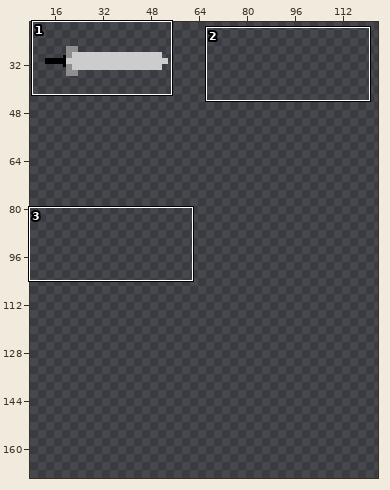
Two states of a sprite sheet, Code/YouAreTheVillain/YouAreTheVillainContent/projectiles.png. Above: a wide view before the commit, with the close-up outlined.
Close-up. As it was:
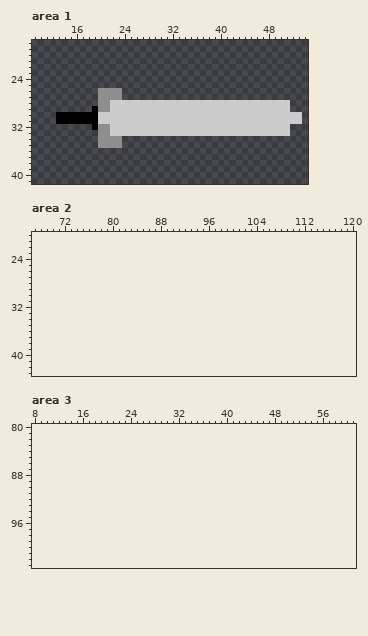
The file is 64x64 pixels. Pixels under 10% opacity are left out. Shown: area 1: x 9..54, y 18..41; area 2: x 67..120, y 20..43; area 3: x 8..61, y 80..103. The old version is drawn lined up with the new one, on the new canvas. The wide view leaves out empty margins. The commit also changed other parts of the picture, which this record leaves out.
The result:
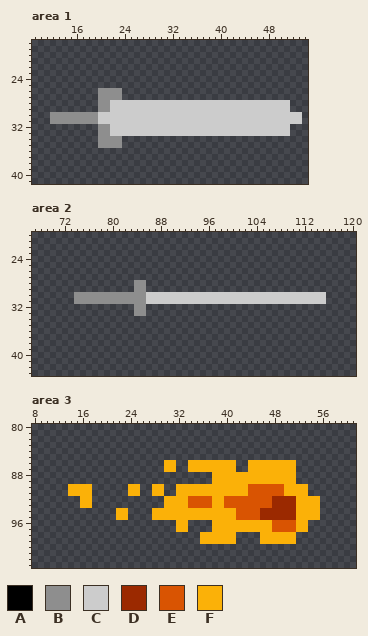
Palette (. is transparent): A #000000  B #8e8e8e  C #cccccc  D #9b2900  E #d95402  F #fbb108
Edits made:
canvas 64x64 -> 128x192, the old top-left corner now at 3,-1 (the part of the old canvas that was cut away was empty and is not shown)
--- area 1
@@ x 10..21 @@
 28 ..........BB
-29 .........ABB
-30 ...AAAAAAACC
-31 ...AAAAAAACC
-32 .........ABB
+29 ..........BB
+30 ..BBBBBBBBCC
+31 ..BBBBBBBBCC
+32 ..........BB
 33 ..........BB
--- area 2
@@ x 67..120 @@
 27 ......................................................
-28 ......................................................
-29 ......................................................
-30 ......................................................
-31 ......................................................
-32 ......................................................
-33 ......................................................
+28 .................BB...................................
+29 .................BB...................................
+30 .......BBBBBBBBBBBBCCCCCCCCCCCCCCCCCCCCCCCCCCCCCC.....
+31 .......BBBBBBBBBBBBCCCCCCCCCCCCCCCCCCCCCCCCCCCCCC.....
+32 .................BB...................................
+33 .................BB...................................
 34 ......................................................
--- area 3
@@ x 8..61 @@
  85 ......................................................
- 86 ......................................................
- 87 ......................................................
- 88 ......................................................
- 89 ......................................................
- 90 ......................................................
- 91 ......................................................
- 92 ......................................................
- 93 ......................................................
- 94 ......................................................
- 95 ......................................................
- 96 ......................................................
- 97 ......................................................
- 98 ......................................................
- 99 ......................................................
+ 86 ......................FF..FFFFFFFF..FFFFFFFF..........
+ 87 ......................FF..FFFFFFFF..FFFFFFFF..........
+ 88 ..............................FFFFFFFFFFFFFF..........
+ 89 ..............................FFFFFFFFFFFFFF..........
+ 90 ......FFFF......FF..FF..FFFFFFFFFFFFEEEEEEFFFF........
+ 91 ......FFFF......FF..FF..FFFFFFFFFFFFEEEEEEFFFF........
+ 92 ........FF............FFFFEEEEFFEEEEEEEEDDDDFFFF......
+ 93 ........FF............FFFFEEEEFFEEEEEEEEDDDDFFFF......
+ 94 ..............FF....FFFFFFFFFFFFFFEEEEDDDDDDFFFF......
+ 95 ..............FF....FFFFFFFFFFFFFFEEEEDDDDDDFFFF......
+ 96 ........................FF....FFFFFFFFFFEEEEFF........
+ 97 ........................FF....FFFFFFFFFFEEEEFF........
+ 98 ............................FFFFFF....FFFFFF..........
+ 99 ............................FFFFFF....FFFFFF..........
 100 ......................................................
